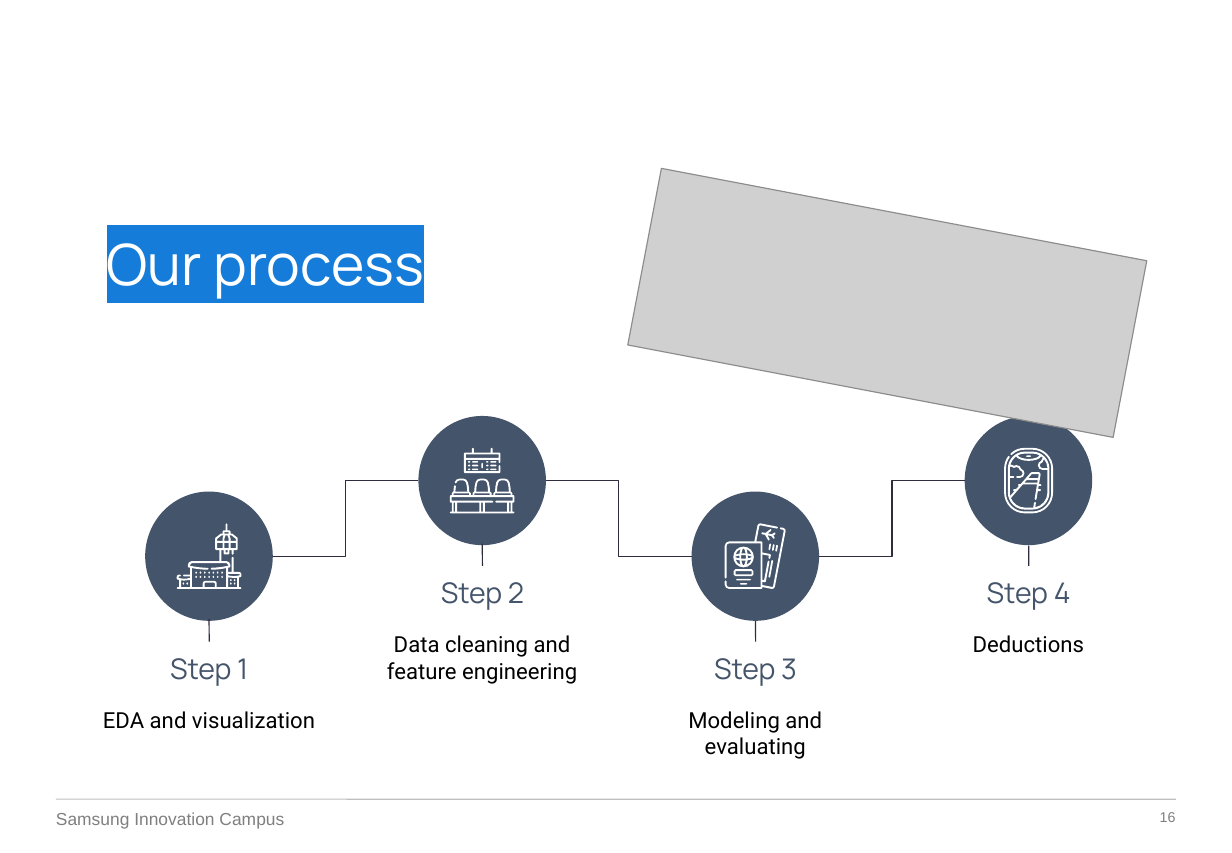
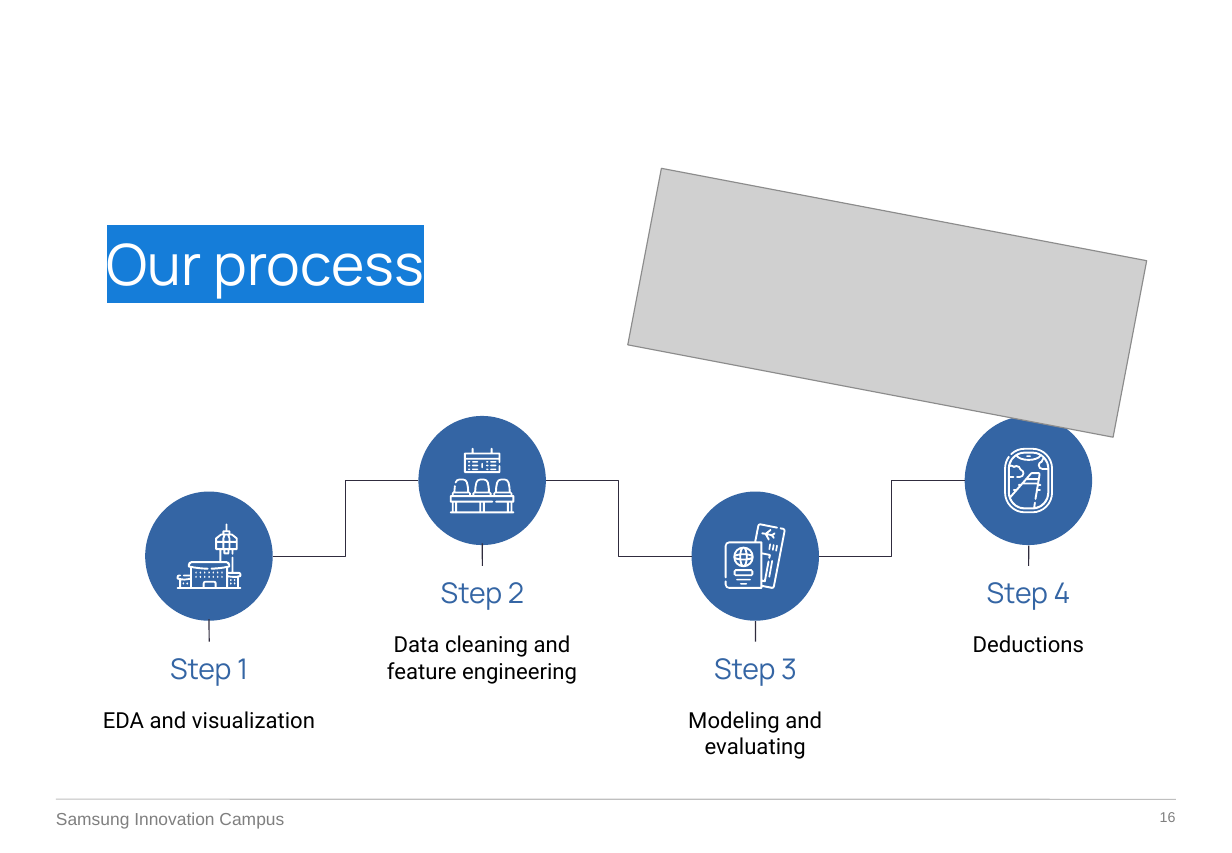
Before and after one commit to IinjyI/Airlines-Customer-Satisfaction, a slide deck: slide 16 of presentation.pptx. Drawn at 1232x853 pixels with LibreOffice and Linux fonts; fonts in the diff are those of the drawing; grey boxes stand for pictures; background and template pictures are left out. Boxes give left, top, right and bottom in pixels: in the first picture for what was removed or moved away, otherwise in the second. Text is boxed around its words. In the diff, an @@ line names an element or a change of style, - is before the commit and + after.

```diff
--- a/presentation.pptx
+++ b/presentation.pptx
@@ fill #44546A to #3465A4 in 4 elements at (x1=146, y1=491, x2=273, y2=621), (x1=419, y1=416, x2=546, y2=546), (x1=692, y1=491, x2=819, y2=621), (x1=965, y1=416, x2=1092, y2=546) @@
@@ text colour #44546A to #3465A4 in 4 elements at (x1=170, y1=658, x2=248, y2=686), (x1=714, y1=658, x2=797, y2=686), (x1=441, y1=582, x2=524, y2=610), (x1=987, y1=582, x2=1071, y2=610) @@
@@ outline redrawn in 33 elements at (x1=468, y1=461, x2=470, y2=462), (x1=472, y1=461, x2=479, y2=462), (x1=486, y1=461, x2=488, y2=462), (x1=490, y1=461, x2=497, y2=462), (x1=490, y1=465, x2=497, y2=466), (x1=490, y1=469, x2=497, y2=470), (x1=449, y1=479, x2=514, y2=514), (x1=464, y1=448, x2=501, y2=473), (x1=1026, y1=455, x2=1031, y2=456), (x1=761, y1=529, x2=776, y2=540), (x1=769, y1=544, x2=771, y2=551), (x1=772, y1=544, x2=775, y2=551), (x1=734, y1=547, x2=754, y2=568), (x1=734, y1=570, x2=753, y2=577), (x1=725, y1=523, x2=786, y2=589), (x1=196, y1=571, x2=197, y2=573), (x1=200, y1=571, x2=201, y2=573), (x1=204, y1=571, x2=205, y2=573), (x1=208, y1=571, x2=209, y2=573), (x1=213, y1=571, x2=214, y2=573), (x1=217, y1=571, x2=218, y2=573), (x1=222, y1=571, x2=223, y2=573), (x1=196, y1=576, x2=197, y2=578), (x1=200, y1=576, x2=201, y2=578), (x1=204, y1=576, x2=205, y2=578), (x1=208, y1=576, x2=209, y2=578), (x1=213, y1=576, x2=214, y2=578), (x1=217, y1=576, x2=218, y2=578), (x1=222, y1=576, x2=223, y2=578), (x1=176, y1=523, x2=241, y2=589), (x1=1008, y1=452, x2=1049, y2=510), (x1=775, y1=545, x2=777, y2=552), (x1=739, y1=584, x2=746, y2=585) @@
```
Also in this commit, not shown: 19 other slides changed, 1 slide added, 1 slide removed.
